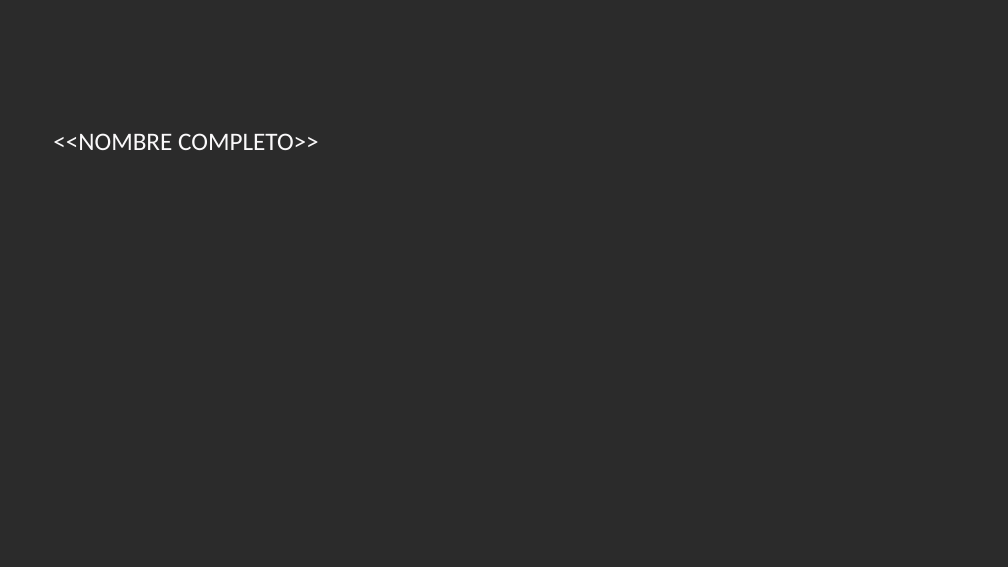
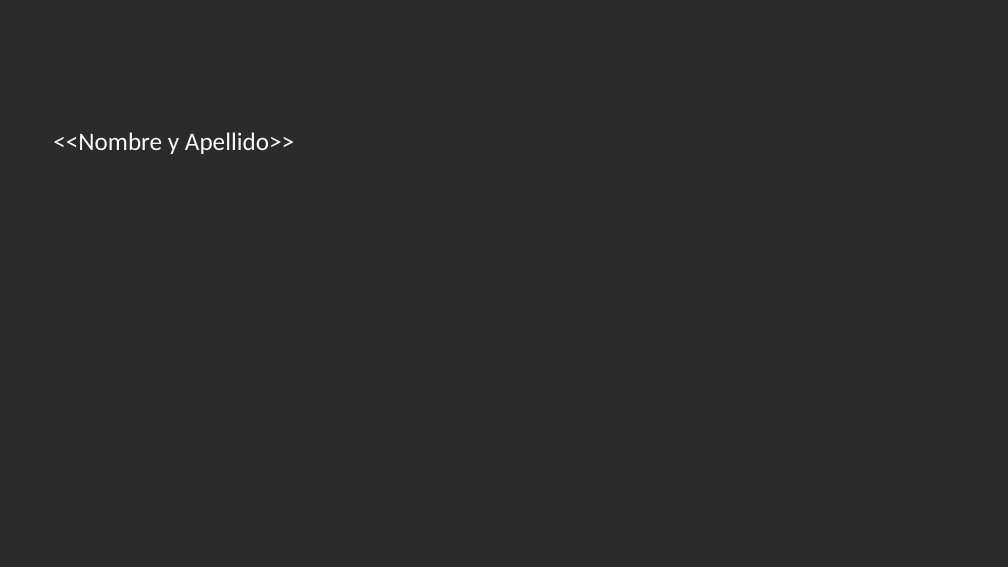
Before and after one commit to gero-educacion/reportgen, a slide deck: slide 1 of assets/template_islas_identidad.pptx. Drawn at 1008x567 pixels with LibreOffice and Linux fonts; fonts in the diff are those of the drawing; background and template pictures are left out; a plain dark background stands for a picture behind light text. Boxes give left, top, right and bottom in pixels: in the first picture for what was removed or moved away, otherwise in the second. Text is boxed around its words. In the diff, an @@ line names an element or a change of style, - is before the commit and + after.

```diff
--- a/assets/template_islas_identidad.pptx
+++ b/assets/template_islas_identidad.pptx
@@ text at <box>53,132,294,154</box>: text changed @@
-<<NOMBRE COMPLETO>>
+<<Nombre y Apellido>>
```
Also in this commit, not shown: 3 other slides changed, 1 slide added, 1 slide removed, 6 other files.
